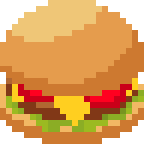
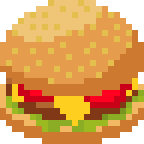
Comparing the layer stacks of the two 144 × 144 images. Changes:
painted on "top" over (6, 0, 132, 84)
